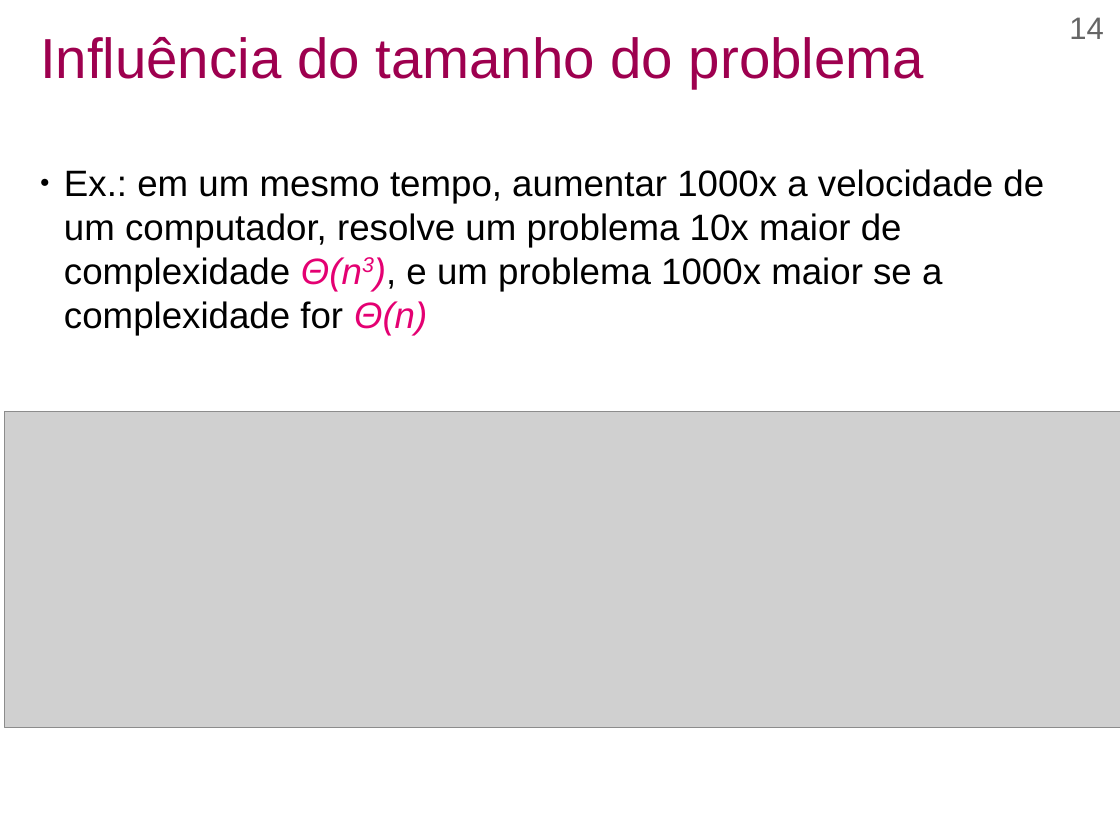
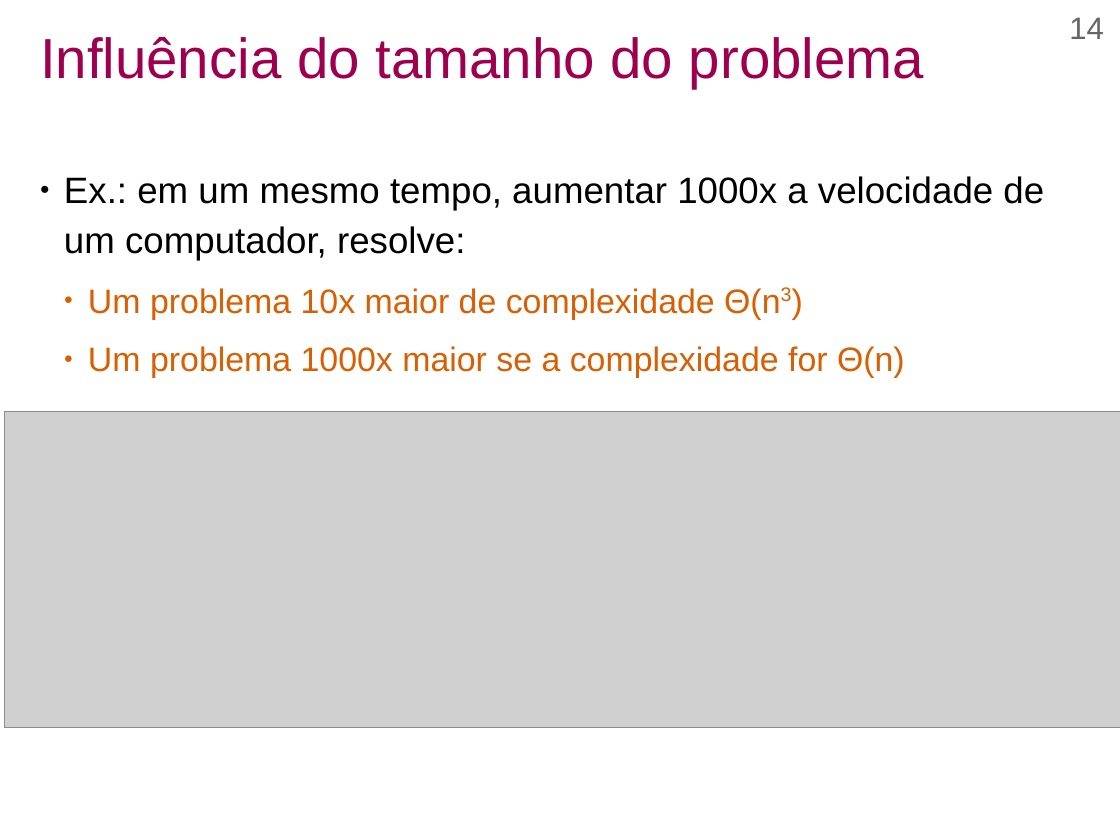
Before and after one commit to efurlanm/teaching, a slide deck: slide 14 of aed/AED-U1S3-Complexidade.odp. Drawn at 1120x840 pixels with LibreOffice and Linux fonts; fonts in the diff are those of the drawing; grey boxes stand for pictures; background and template pictures are left out. Boxes give left, top, right and bottom in pixels: in the first picture for what was removed or moved away, otherwise in the second. Text is boxed around its words. In the diff, an @@ line names an element or a change of style, - is before the commit and + after.

```diff
--- a/aed/AED-U1S3-Complexidade.odp
+++ b/aed/AED-U1S3-Complexidade.odp
@@ text at box(64, 176, 1044, 378): text changed; size 26 to 24 pt; text colour #000000 to #D95F02 @@
-● Ex.: em um mesmo tempo, aumentar 1000x a velocidade de um computador, resolve um problema 10x maior de complexidade Θ(n3), e um problema 1000x maior se a complexidade for Θ(n)
+● Ex.: em um mesmo tempo, aumentar 1000x a velocidade de um computador, resolve:
+  ● Um problema 10x maior de complexidade Θ(n3)
+  ● Um problema 1000x maior se a complexidade for Θ(n)
```
Also in this commit, not shown: 6 other slides changed, 1 slide added, 1 slide removed, 1 other file.
